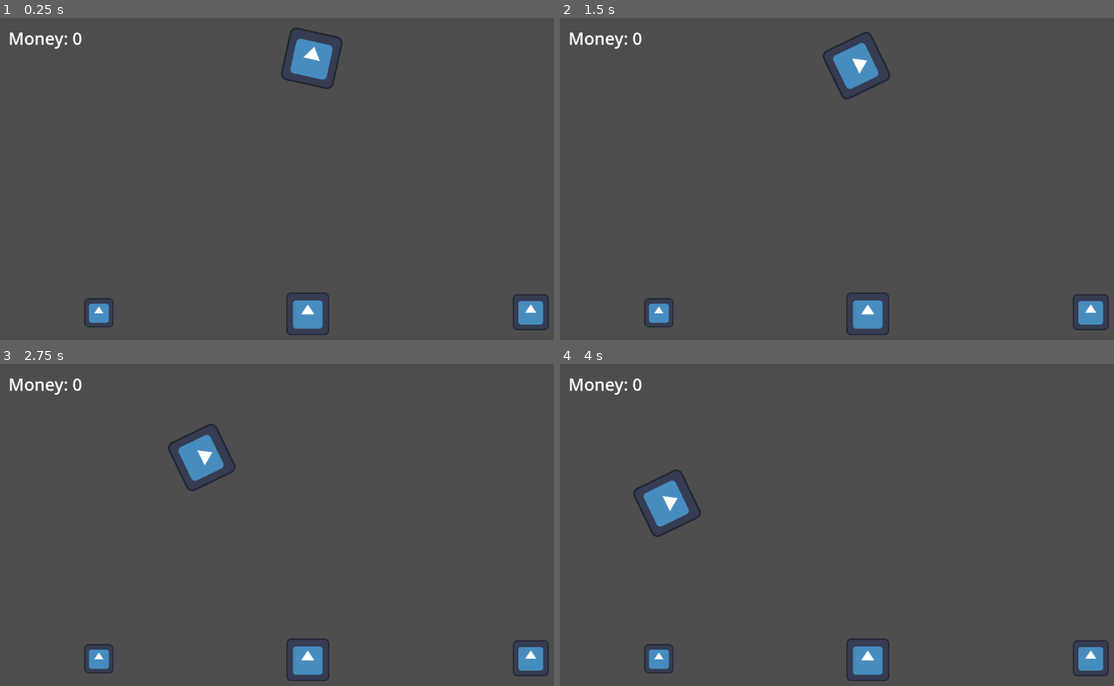
Above: before the commit, frames 1-4 (two rows, left to right).
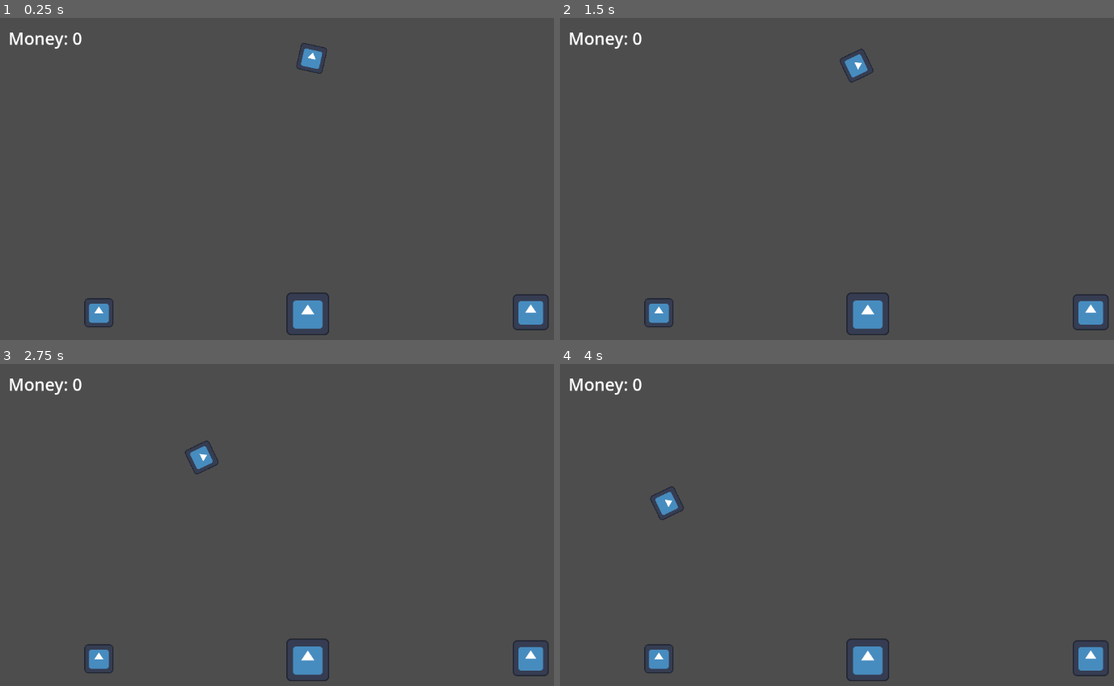
Above: after the commit, the same moments.

Repository: anhvu1012/GoldMinerRemake
Game: Godot game, scene res://Scenes/Main.tscn
Two runs of this game, one before a commit and one after it. Both use one fixed random seed, a clock stepped at 60 frames per second and the inputs below. The engine's default icon, where the game draws it, is replaced by a stand-in: a white triangle on a blue panel in a dark square.
Inputs:
- Up to frame 1 (0.25 s): no input
- Up to frame 2 (1.5 s): hold Down (ui_down) from 1.28 s (still down)
- Up to frame 3 (2.75 s): release Down (ui_down) at 2.03 s
- Up to frame 4 (4 s): hold Down (ui_down) from 3.53 s (still down)

The runs differ from the first frame. In frame 1, 0.8% of the frame differs, in the area x 50-62%, y 3-23%; in frame 2, 0.8%; in frame 3, 0.9%, in the area x 30-43%, y 18-40%; in frame 4, 0.9%.

Commit message:
adjusted position when grabbing gold at an angle
help

Diff:
--- a/GrabbingGold/Scenes/Claw.tscn
+++ b/GrabbingGold/Scenes/Claw.tscn
@@ -3,20 +3,17 @@
 [ext_resource type="Texture2D" uid="uid://bqk6qs62ing7g" path="res://icon.svg" id="1_sdrqw"]
 [ext_resource type="Script" path="res://Scripts/Claw.gd" id="1_xmtlr"]
 
-[sub_resource type="RectangleShape2D" id="RectangleShape2D_tp2p4"]
-size = Vector2(128, 128)
+[sub_resource type="RectangleShape2D" id="RectangleShape2D_g3x5n"]
+size = Vector2(60, 60)
 
 [node name="Claw" type="Area2D"]
 script = ExtResource("1_xmtlr")
 
 [node name="Sprite2D" type="Sprite2D" parent="."]
+scale = Vector2(0.5, 0.5)
 texture = ExtResource("1_sdrqw")
 
 [node name="CollisionShape2D" type="CollisionShape2D" parent="."]
-shape = SubResource("RectangleShape2D_tp2p4")
-
-[node name="MoneyTimer" type="Timer" parent="."]
-one_shot = true
+shape = SubResource("RectangleShape2D_g3x5n")
 
 [connection signal="area_entered" from="." to="." method="_on_area_entered"]
-[connection signal="timeout" from="MoneyTimer" to="." method="_on_money_timer_timeout"]
--- a/GrabbingGold/Scenes/Gold.tscn
+++ b/GrabbingGold/Scenes/Gold.tscn
@@ -16,8 +16,4 @@
 [node name="Sprite2D" type="Sprite2D" parent="."]
 texture = ExtResource("1_vo5j2")
 
-[node name="DespawnTimer" type="Timer" parent="."]
-one_shot = true
-
 [connection signal="area_entered" from="." to="." method="_on_area_entered"]
-[connection signal="timeout" from="DespawnTimer" to="." method="_on_despawn_timer_timeout"]
--- a/GrabbingGold/Scripts/Claw.gd
+++ b/GrabbingGold/Scripts/Claw.gd
@@ -21,6 +21,8 @@
 	hook_depth = position.y
 	print(position.x," ", position.y)
 	initial_move_speed = hook_drop_speed
+
+
 
 func _process(delta):
 	custom_rotate(delta)
@@ -65,13 +67,7 @@
 			set_position(hook_position)
 
 
-# Function checking for collision
+# Functions checking for collision/grabbing
 func _on_area_entered(area):
 	if (area.is_in_group("Gold")):
 		print("Found Gold!")
-		$MoneyTimer.start(4.0)
-
-
-func _on_money_timer_timeout():
-	var rng = RandomNumberGenerator.new()
-	Money.money += rng.randi_range(10, 30)
--- a/GrabbingGold/Scripts/Gold.gd
+++ b/GrabbingGold/Scripts/Gold.gd
@@ -11,20 +11,33 @@
 # Called every frame. 'delta' is the elapsed time since the previous frame.
 func _process(delta):
 	if (grabbed):
-		global_position.x = claw.global_position.x
-		global_position.y = claw.global_position.y + 50
+		# --- Adjust position for Gold on the Left
+		# harcdcoded values for rotation, sorry
+		# tried accurate grabbing with help of PinJoint-Node but no success :( me dumb
+		# may be overkill tho
+		if claw.global_rotation >= 0.5:
+			print("left")
+			global_position.x = claw.global_position.x - 30
+			global_position.y = claw.global_position.y + 30
 
+		# --- Adjust position for Gold on the Right
+		elif claw.global_rotation <= -0.5:
+			global_position.x = claw.global_position.x + 30
+			global_position.y = claw.global_position.y + 30
 
-func destroy():
-	queue_free()
+		# --- Normal Position for Gold in middle area
+		else:
+			global_position.x = claw.global_position.x
+			global_position.y = claw.global_position.y + 40
 
-
+		# --- Delete Gold/Add money when claw reaches inital pos
+		# kinda hardcoded, maybe get initial pos of claw before?
+		# but reference to claw is only aquired on collision so too late...
+		if global_position.y <= 200:
+			var rng = RandomNumberGenerator.new()
+			Money.money += rng.randi_range(10, 30)
+			queue_free()
 
 func _on_area_entered(area):
 	grabbed = true
 	claw = area
-	$DespawnTimer.start(4.0)
-
-
-func _on_despawn_timer_timeout():
-	destroy()
--- a/GrabbingGold/Scripts/Money.gd
+++ b/GrabbingGold/Scripts/Money.gd
@@ -5,10 +5,14 @@
 
 # Called when the node enters the scene tree for the first time.
 func _ready():
+	# Script is currently in Autoload (Project -> Project Settings -> Autoload)
+	# that's why I adjust the values here
+	# TODO: Maybe Interface scene can be put in Autload too?
 	position.x = 15
 	position.y = 15
 	add_theme_font_size_override("font_size", 30)
 
 # Called every frame. 'delta' is the elapsed time since the previous frame.
 func _process(delta):
+	# update Label text on runtime
 	text = "Money: %s" % money
Not shown, changed: GrabbingGold/export_presets.cfg
